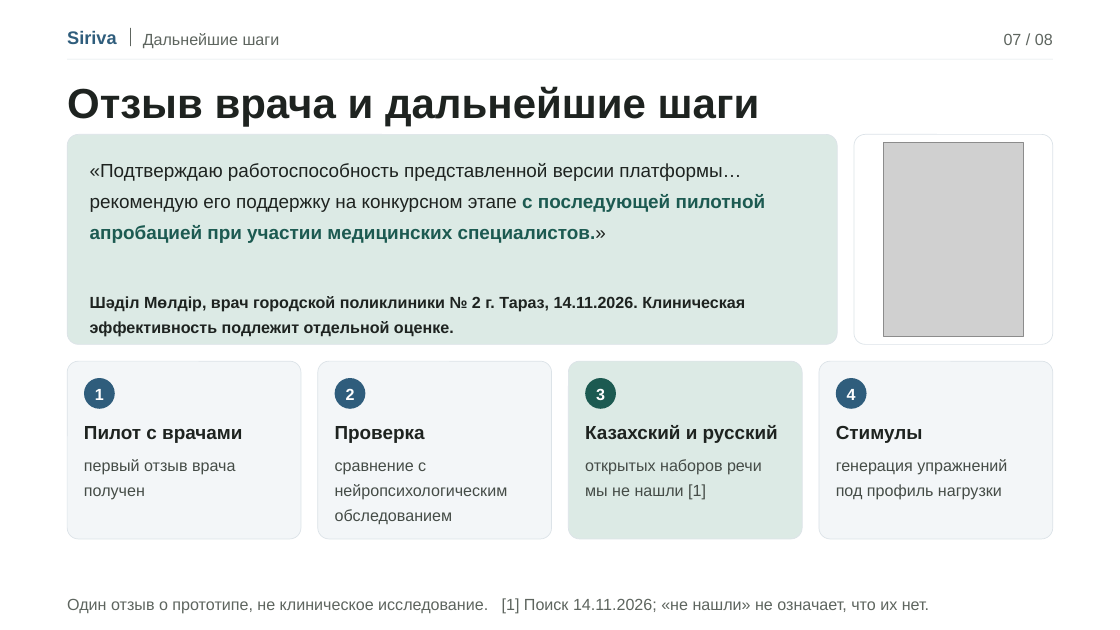
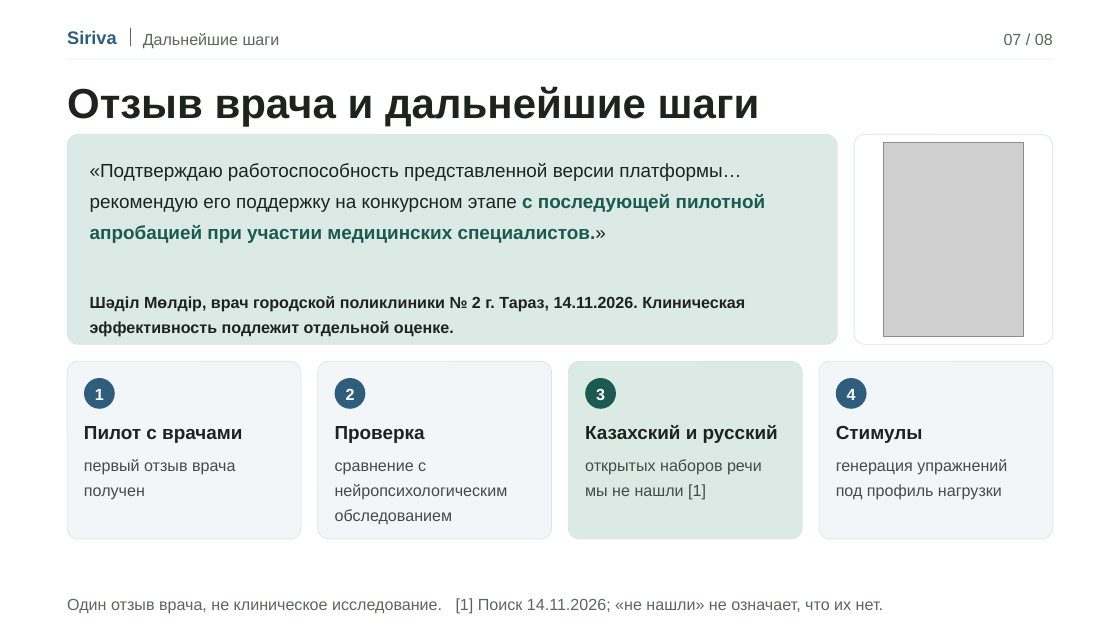
Before and after one commit to shadix23/siriva, a slide deck: slide 7 of pitch/Siriva-pitch.pptx. Drawn at 1120x630 pixels with LibreOffice and Linux fonts; fonts in the diff are those of the drawing; grey boxes stand for pictures. Boxes give left, top, right and bottom in pixels: in the first picture for what was removed or moved away, otherwise in the second. Text is boxed around its words. In the diff, an @@ line names an element or a change of style, - is before the commit and + after.

```diff
--- a/pitch/Siriva-pitch.pptx
+++ b/pitch/Siriva-pitch.pptx
@@ text at (x1=67, y1=598, x2=883, y2=614): text changed @@
-Один отзыв о прототипе, не клиническое исследование. [1] Поиск 14.11.2026; «не нашли» не означает, что их нет.
+Один отзыв врача, не клиническое исследование. [1] Поиск 14.11.2026; «не нашли» не означает, что их нет.
```
Also in this commit, not shown: 1 other slide changed, 7 other files.
